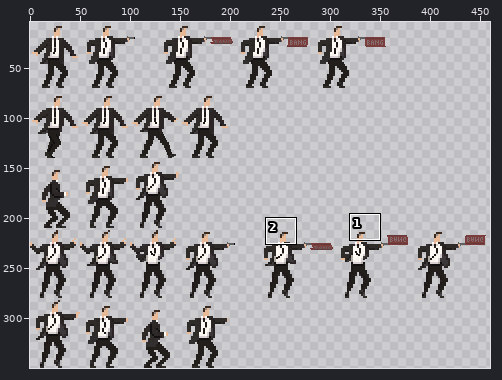
One commit to this sprite sheet: Resources/Sprites/Player/MainCharacterSpriteSheet.png. The picture above shows the old version from afar; the outline marks the close-up.
Close-up. Before:
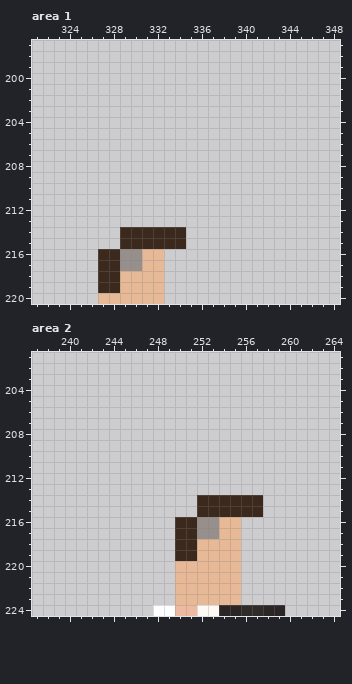
The file is 500x350 pixels. Colours within 5 levels of each other are drawn and written as one. Shown: area 1: x 321..348, y 197..220; area 2: x 237..264, y 201..224. The wide view leaves out empty margins. The commit also changed other parts of the picture, which this record leaves out.
After:
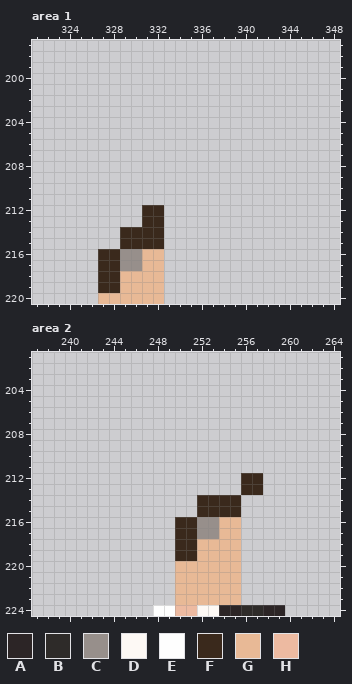
Palette (. is transparent): A #2c2526  B #2e2b29  C #978f8b  D #fdf9f5  E #fefefe  F #3a291c  G #e8b996  H #edbaa1
The exact change:
--- area 1
@@ x 329..336 @@
 211 ........
-212 ........
-213 ........
-214 FFFFFF..
-215 FFFFFF..
+212 ..FF....
+213 ..FF....
+214 FFFF....
+215 FFFF....
 216 CCGG....
--- area 2
@@ x 254..259 @@
 211 ......
-212 ......
-213 ......
-214 FFFF..
-215 FFFF..
+212 ..FF..
+213 ..FF..
+214 FF....
+215 FF....
 216 GG....
Where, in picture pixels (left, top, right, bottom), the same in both close-ups:
changed: (142, 205, 186, 249)
changed: (241, 473, 263, 517)
